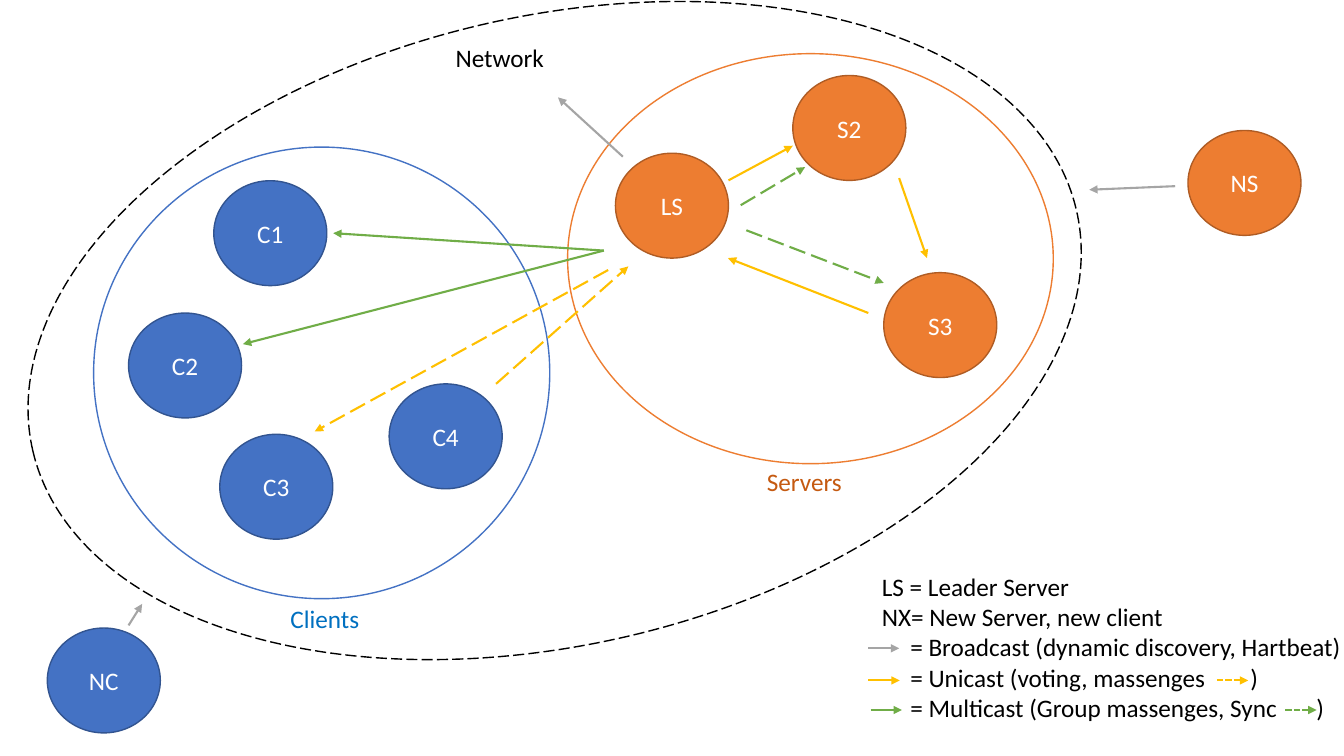
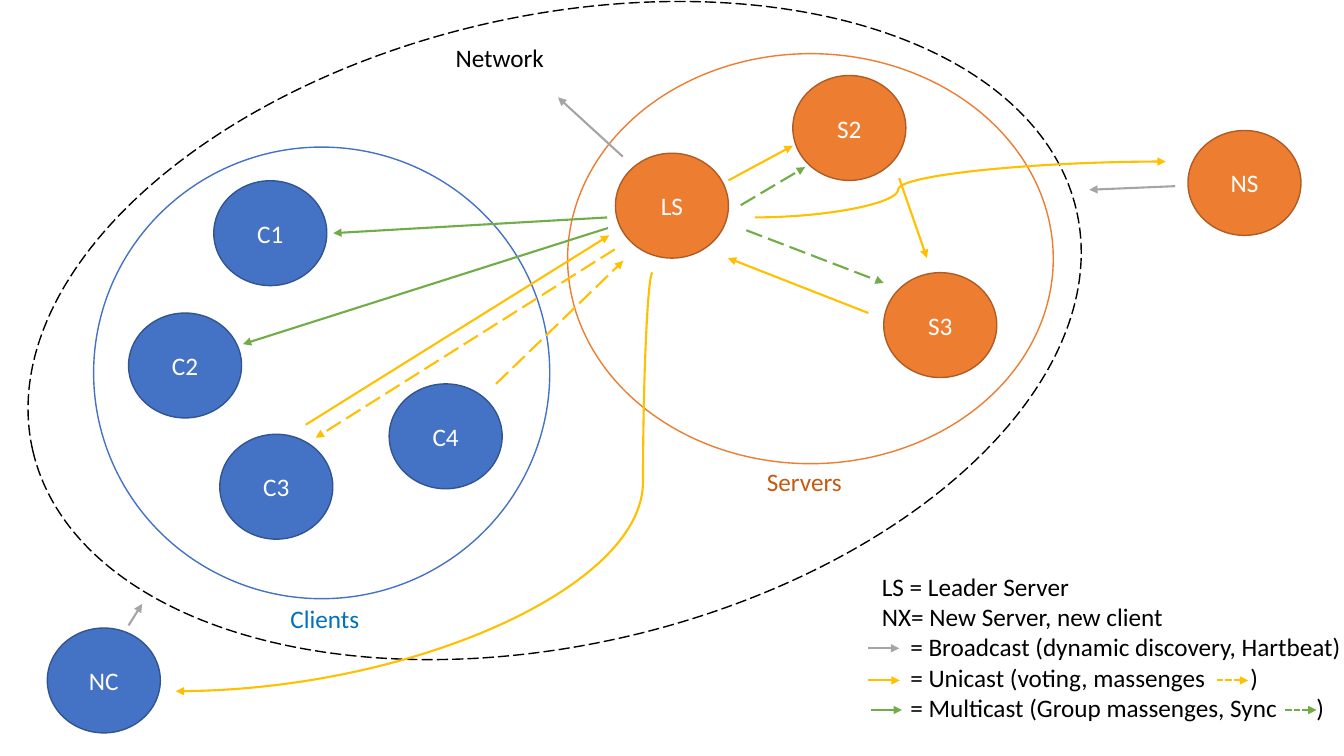
Before and after one commit to hackschnitzel09/Github_DS_Project, a slide deck: slide 1 of Architecture Model.pptx (slide 2 before the commit). Drawn at 1344x756 pixels with LibreOffice and Linux fonts; fonts in the diff are those of the drawing. Boxes give left, top, right and bottom in pixels: in the first picture for what was removed or moved away, otherwise in the second. Text is boxed around its words. In the diff, an @@ line names an element or a change of style, - is before the commit and + after.

Commit message:
NC NS added

```diff
--- a/Architecture Model.pptx
+++ b/Architecture Model.pptx
@@ curved arrow added from (755, 218) to (1167, 161), #FFC000 1.5 pt @@
@@ arrow moved from (604, 251) - (243, 344) to (608, 228) - (243, 344) @@
@@ arrow added from (306, 424) to (609, 235), #FFC000 1.5 pt @@
@@ arrow moved from (604, 251) - (334, 233) to (607, 218) - (334, 233) @@
@@ arrow moved from (608, 270) - (315, 432) to (615, 249) - (316, 438) @@
@@ arrow moved from (496, 384) - (628, 266) to (496, 384) - (623, 261) @@
@@ curved arrow added from (652, 272) to (175, 692), #FFC000 1.5 pt @@
```
Also in this commit, not shown: 1 slide removed.
